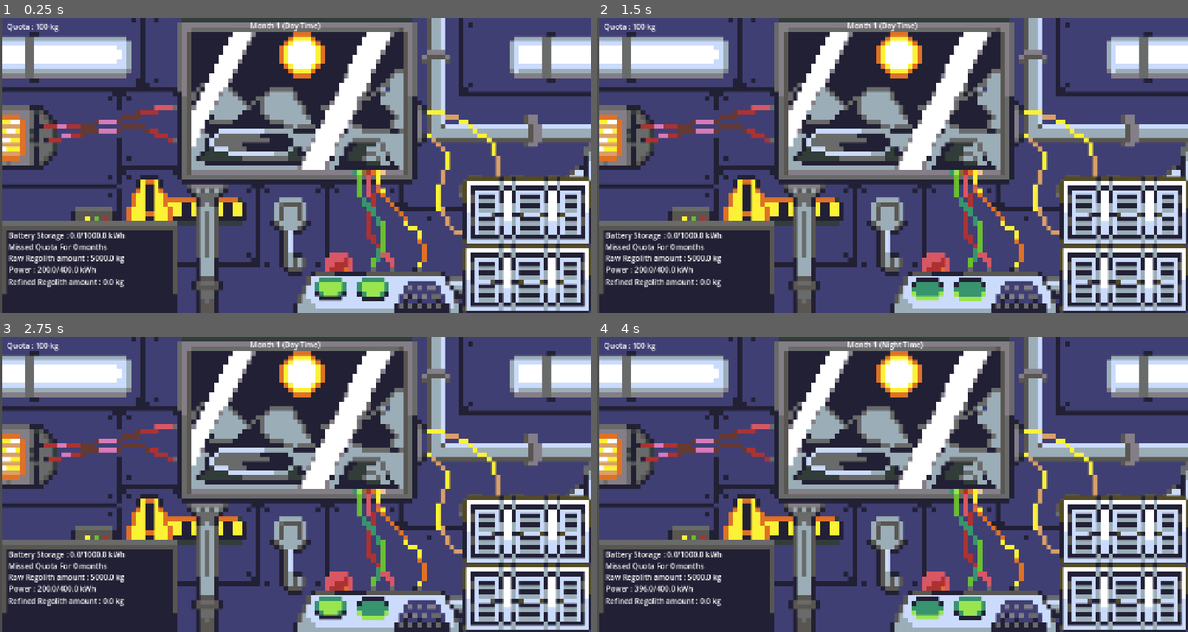
Above: before the commit, frames 1-4 (two rows, left to right).
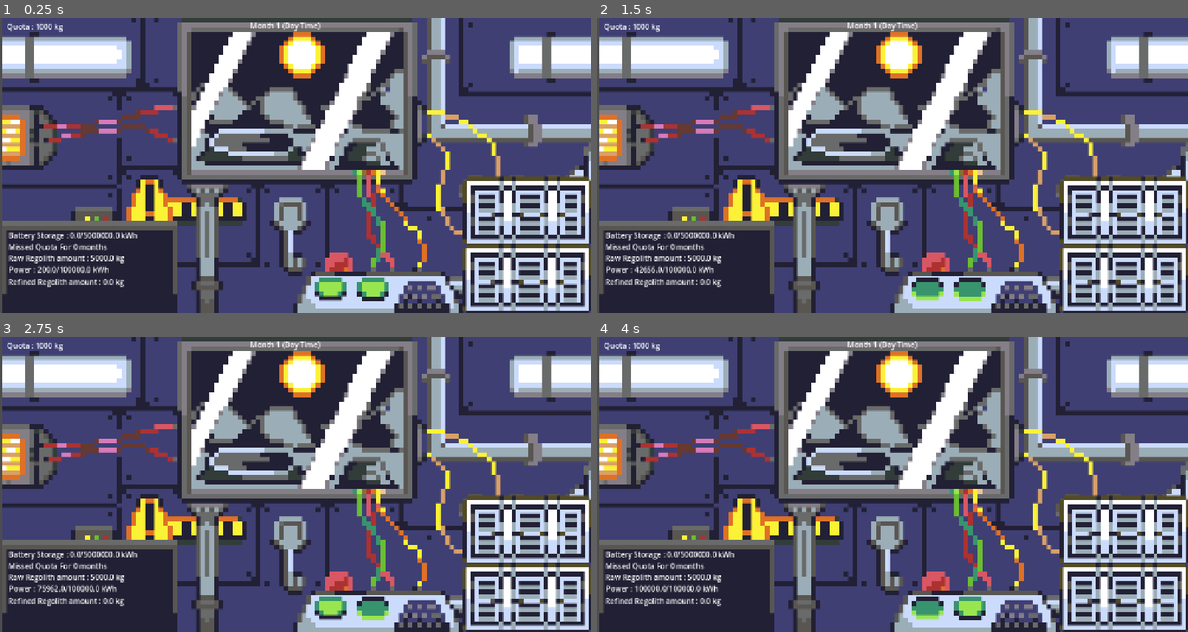
Above: after the commit, the same moments.

Repository: linhtetaye06/Game
Game: Godot game, scene res://main.tscn
Same seed, same stepped clock (60 frames per second), same inputs: the game is played once before the commit and once after it.
Inputs (mouse positions are in pixels of both pictures, inside the frame that each line leads up to):
- Up to frame 1 (0.25 s): no input
- Up to frame 2 (1.5 s): click (927, 292) at 0.5 s; click (975, 292) at 1.25 s
- Up to frame 3 (2.75 s): click (330, 611) at 2 s
- Up to frame 4 (4 s): click (975, 611) at 2.75 s; click (927, 611) at 3.5 s

The runs differ from the first frame. In frame 1, 0.3% of the frame differs, in the area x 8-24%, y 2-87%; in frame 2, 0.3%; in frame 3, 0.3%; in frame 4, 0.5%, in the area x 6-56%, y 1-87%.

Commit message:
gametimers
Split functions into ones updating every second, ones updating every minute and ones updating every solar day

Diff:
--- a/MainProcessing.gd
+++ b/MainProcessing.gd
@@ -3,6 +3,8 @@
 
 signal stats_updated
 
+var has_power:bool = false
+
 var total_mined:float = 0.0
 
 var month:int = 1
@@ -21,7 +23,7 @@
 
 var battery: float = 200.0
 
-var max_battery: float = 400.0
+var max_battery: float = 100000.0
 
 var food_off_days: int = 0
 
@@ -31,34 +33,34 @@
 
 var large_battery: float = 0.0
 
-var max_large_battery: float = 1000.0
+var max_large_battery: float = 5000000.0
 
 var storage_loss_coefficient: float = 0.10
 
 var refined_regolith: float = 0.0
 
-var quota:float = 100.0
+var quota:float = 1000.0
 
 var total_missed_quotas:int = 0
 
 func _init() -> void:
 	if GlobalData.saved_device_states.is_empty():
 		devices = {
-			"solar_1": Device.new("Solar Panel 1", 0.0, 35.0, true),
-			"solar_2": Device.new("Solar Panel 2", 0.0, 35.0, true),
-			"solar_3": Device.new("Solar Panel 3", 0.0, 35.0, true),
-			"solar_4": Device.new("Solar Panel 4", 0.0, 35.0, true),
-			"solar_5": Device.new("Solar Panel 5", 0.0, 35.0, true),
-			"solar_6": Device.new("Solar Panel 6", 0.0, 35.0, true),
-
-		"life_support": Device.new("Life Support", 9.0, 0.0, true),
-		"food": Device.new("Food Production", 90.0, 0.0, false),
-		"miner_1": Device.new("Regolith Miner", 20.0, 0.0, false),
-		"miner_2": Device.new("Regolith Miner", 20.0, 0.0, false),
-		"miner_3": Device.new("Regolith Miner", 20.0, 0.0, false),
-		"extractor": Device.new("Extractor", 100.0, 0.0, false),
-		"shielding": Device.new("Shielding",5.0,0.0,true),
-		"processor" : Device.new("Processor",250,0.0,false),
+			"solar_1": Device.new("Solar Panel 1", 0.0, 9150.0, true),
+			"solar_2": Device.new("Solar Panel 2", 0.0, 9150.0, true),
+			"solar_3": Device.new("Solar Panel 3", 0.0, 9150.0, true),
+			"solar_4": Device.new("Solar Panel 4", 0.0, 9150.0, true),
+			"solar_5": Device.new("Solar Panel 5", 0.0, 9150.0, true),
+			"solar_6": Device.new("Solar Panel 6", 0.0, 9150.0, true),
+
+		"life_support": Device.new("Life Support", 3294.0, 0.0, true),
+		"food": Device.new("Food Production", 0.0, 0.0, false),
+		"miner_1": Device.new("Regolith Miner", 4758.0, 0.0, false),
+		"miner_2": Device.new("Regolith Miner", 4758.0, 0.0, false),
+		"miner_3": Device.new("Regolith Miner", 4758.0, 0.0, false),
+		"extractor": Device.new("Extractor", 7320.0, 0.0, false),
+		"shielding": Device.new("Shielding",1830.0,0.0,true),
+		"processor" : Device.new("Processor",9150,0.0,false),
 	}
 	else :
 		devices = GlobalData.saved_device_states
@@ -150,8 +152,8 @@
 	show_screen_warning("Burned %.1f kg fuel -> +%.1f kWh!" % [kg_to_burn, energy_gained])
 
 func check_monthly_quota() -> bool:
-	if fuel_kg >= quota:
-		fuel_kg -= quota
+	if refined_regolith >= quota:
+		refined_regolith -= quota
 		show_screen_warning("Monthly quota fulfilled! Deducted %.1f kg of fuel." % quota)
 		month += 1
 		quota = round(quota * 1.30)
@@ -282,3 +284,44 @@
 		GlobalData.saved_device_states = devices
 		stats_updated.emit()
 		print("Processor state updated to: ", is_on)
+
+
+func update_power() -> void:
+	var total_gen: float = 0.0
+	var total_consumption: float = 0.0
+
+	for dev in devices.values():
+		if dev.device_on:
+			if not is_night:
+				total_gen += dev.generation
+			total_consumption += dev.consumption
+
+	var net_power: float = total_gen - total_consumption
+	var power_ok: bool = true
+
+	if battery_installed:
+		battery += net_power
+		if battery > max_battery:
+			var excess: float = battery - max_battery
+			show_screen_warning("Battery overfilled! Lost %.1f kWh." % excess)
+			battery = max_battery
+		elif battery < 0:
+			var deficit: float = abs(battery)
+			battery = 0.0
+			if large_battery_installed and large_battery > 0:
+				var drawn_from_large: float = deficit / (1.0 - storage_loss_coefficient)
+				if large_battery >= drawn_from_large:
+					large_battery -= drawn_from_large
+				else:
+					large_battery = 0.0
+					power_ok = false
+			else:
+				power_ok = false
+	else:
+		if net_power < 0:
+			power_ok = false
+
+	has_power = power_ok
+
+func check_power_availability() -> bool:
+	return has_power
--- a/gametimer.gd
+++ b/gametimer.gd
@@ -2,39 +2,54 @@
 extends Node
 
 
-
-
+var second_counter: int = 0
+var minute_counter:int = 0
+var status_timer: Timer
 var month:int = 1
-
 const total_months:int = 12
 
 
 
-@onready var phase_timer: Timer = Timer.new()
+@onready var master_timer: Timer = Timer.new()
 
 func _ready() -> void:
-	phase_timer = Timer.new()
-	add_child(phase_timer)
-	phase_timer.wait_time = 3.0
-	phase_timer.one_shot = false
-	phase_timer.timeout.connect(_on_phase_timeout)
-	phase_timer.start()
+	master_timer = Timer.new()
+	add_child(master_timer)
+	master_timer.wait_time = 1.0
+	master_timer.one_shot = false
+	master_timer.timeout.connect(_on_master_timeout)
+	master_timer.start()
 
-func _on_phase_timeout() -> void:
-	if not GameProcessing.is_night:
-		GameProcessing.run_day_phase(month)
-		GameProcessing.is_night = true
-	else:
-		GameProcessing.run_night_phase(month)
-		GameProcessing.is_night = false
-		print("Month is now: ", month)
-		var quota_passed = GameProcessing.check_monthly_quota()
-		if not quota_passed:
-			phase_timer.stop()
-			return
 
-		month += 1
-		if month > total_months:
-			phase_timer.stop()
-			print("VICTORY: Completed 1 full year!")
+func _on_master_timeout() -> void:
+	GameProcessing.update_power()
+	GameProcessing.check_survival_conditions()
+
+	second_counter += 1
+	minute_counter += 1
+
+	if second_counter>=60 :
+		second_counter = 0
+		if GameProcessing.check_power_availability() :
+			GameProcessing.process_mining_and_extraction(GameProcessing.check_power_availability())
+
+	if minute_counter>=300 :
+		minute_counter=0
+
+		if not GameProcessing.is_night:
+			GameProcessing.run_day_phase(month)
+			GameProcessing.is_night = true
+		else:
+			GameProcessing.run_night_phase(month)
+			GameProcessing.is_night = false
+			print("Month is now: ", month)
+			var quota_passed = GameProcessing.check_monthly_quota()
+			if not quota_passed:
+				master_timer.stop()
+				return
+
+			month += 1
+			if month > total_months:
+				master_timer.stop()
+				print("VICTORY: Completed 1 full year!")
 	GameProcessing.stats_updated.emit()
